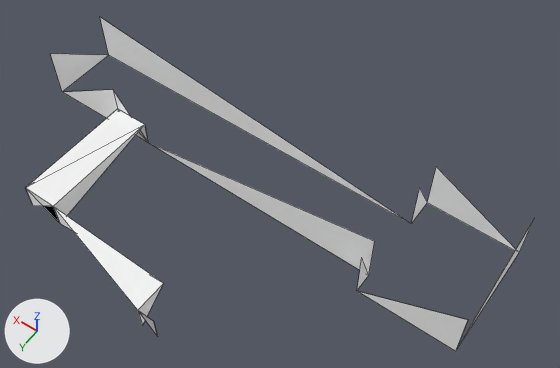
An edit to the glTF model output/glb/__0_000__1_011_.glb, drawn before and after from the same camera.
Camera for both pictures: a camera (50 mm lens) standing at (-188.6, 19.9, 108.9) and looking at (-142.2, -45.0, 6.8). Arrows for +X, +Y and +Z are at lower left; the lights stay in place. Mesh edges are drawn as thin lines. Where no turn or scale is listed for an object, it has been applied to the vertices. Vertices at the same position are counted once.
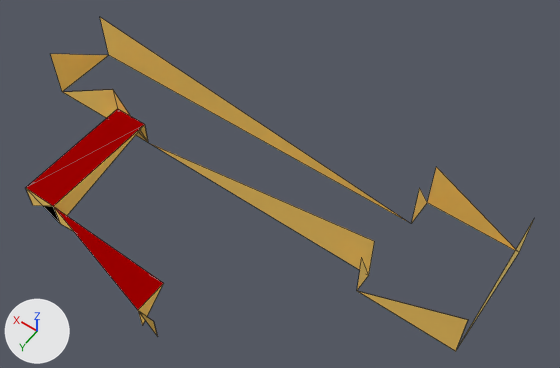
Changed parts and their boxes (x1, y1, x2, y2) in the pictures (560 x 368 px):
'Mesh_0', recoloured
    both: (26, 17, 533, 351)

Edits to the bpy script that builds the scene:
```text
Change mat_default:
    where n0 = _N.new('ShaderNodeBsdfPrincipled'); n0.name = 'Principled BSDF'
    remove n0.inputs[0].default_value = (1.0, 1.0, 1.0, 1.0)  # 'Base Color', white #ffffff
    add n2 = _N.new('ShaderNodeVertexColor'); n2.name = 'Color Attribute'
    add _L.new(n2.outputs[0], n0.inputs[0])  # 'Color' to 'Base Color'
Change me_mesh_0:
    where me_mesh_0.from_pydata(...)  # 100 vertices, 50 faces; spans x -179.9..-91.1, y -60.9..-14.1, z 0.0..10.0
    used by ob_mesh_0; location = (0.0, 0.0, 0.0)
    me_mesh_0 part 1: vertex colours changed
```
